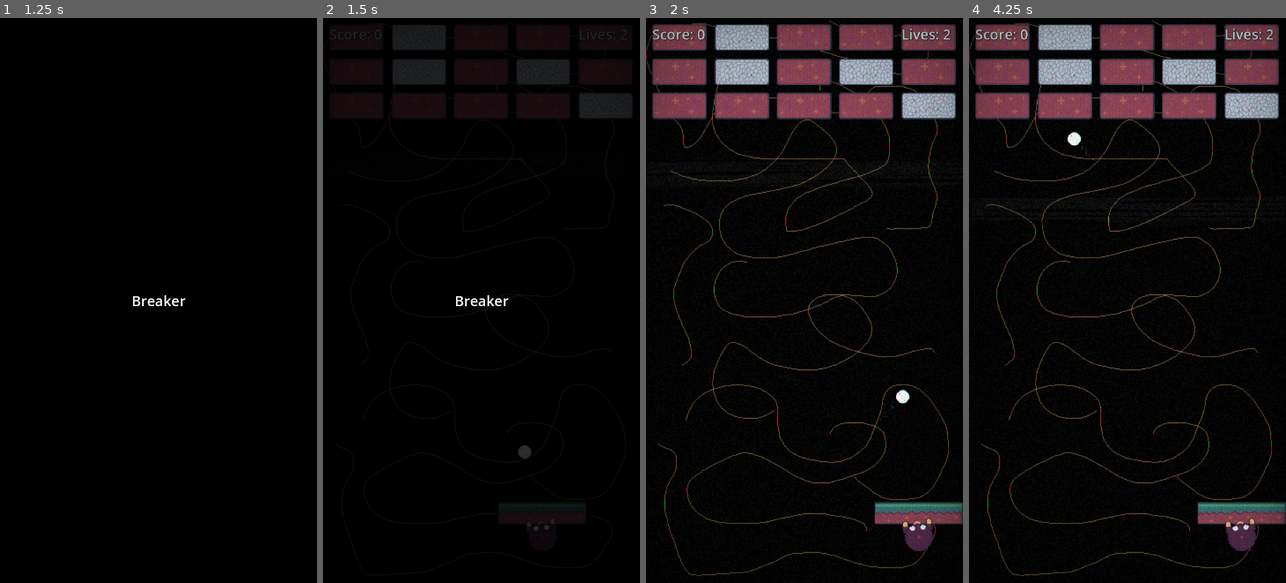
Above: before the commit, frames 1-4 (left to right).
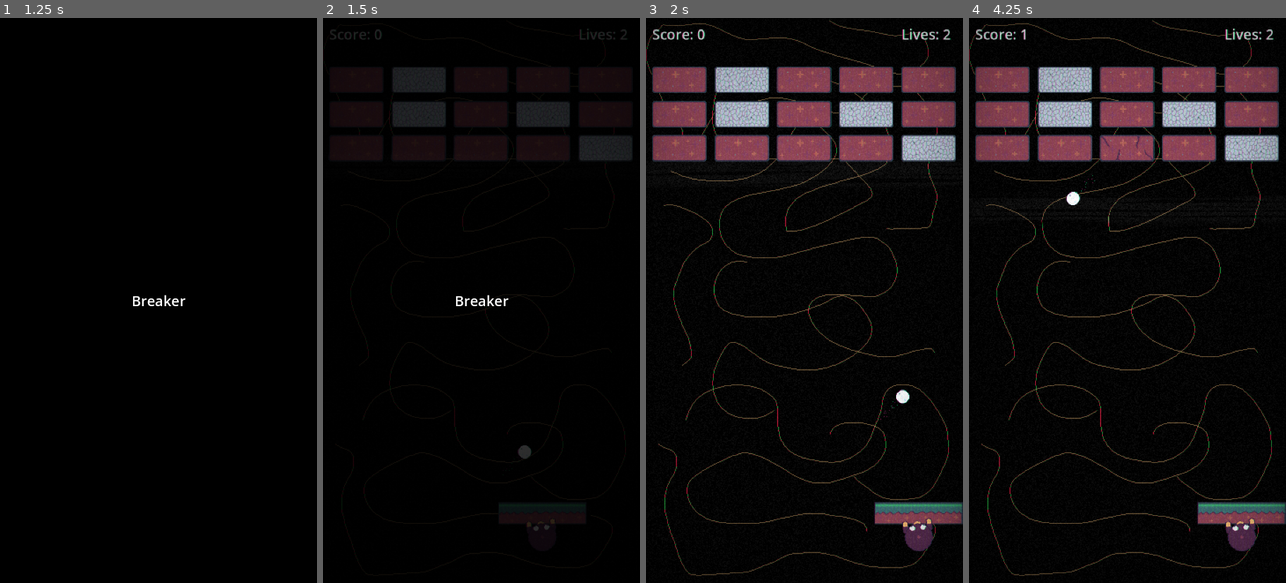
Above: after the commit, the same moments.

Repository: ant290/MoleBreaker
Game: Godot game, scene res://scenes/menu.tscn
Two runs of this game, one before a commit and one after it. Both use one fixed random seed, a clock stepped at 60 frames per second and the inputs below.
Inputs (mouse positions are in pixels of both pictures, inside the frame that each line leads up to):
- Up to frame 1 (1.25 s): click "PLAY" at 0.5 s
- Up to frame 2 (1.5 s): move the mouse to (551, 272) at 1.27 s; hold Right (ui_right) from 1.28 s (still down); click (551, 272) at 1.42 s
- Up to frame 3 (2 s): keep holding Right (ui_right)
- Up to frame 4 (4.25 s): move the mouse to (1064, 328) at 2.02 s; release Right (ui_right) at 2.03 s; hold Left (ui_left) 2.03-2.78 s; move the mouse to (1159, 176) at 2.77 s; hold Right (ui_right) from 2.78 s (still down); move the mouse to (1111, 413) at 3.52 s; click (1111, 413) at 3.67 s

Frame 1 is identical in both runs. In frame 2, 5.9% of the frame differs, in the area x 2-98%, y 1-26%; in frame 3, 16%; in frame 4, 16%, in the area x 2-98%, y 1-34%.

Commit message:
lowered the brick initial spawn row

Diff:
--- a/mole-breaker/scripts/level.gd
+++ b/mole-breaker/scripts/level.gd
@@ -48,7 +48,7 @@
 			var col_pos = 64 + (c * 128)
 			var col_margins = margin + (c * margin)
 
-			var row_pos = 32 + (r * 64)
+			var row_pos = 128 + (r * 64)
 			var row_margins = margin + (r * margin)
 
 			var newBrick : BreakableBrick = brickObject.instantiate()
